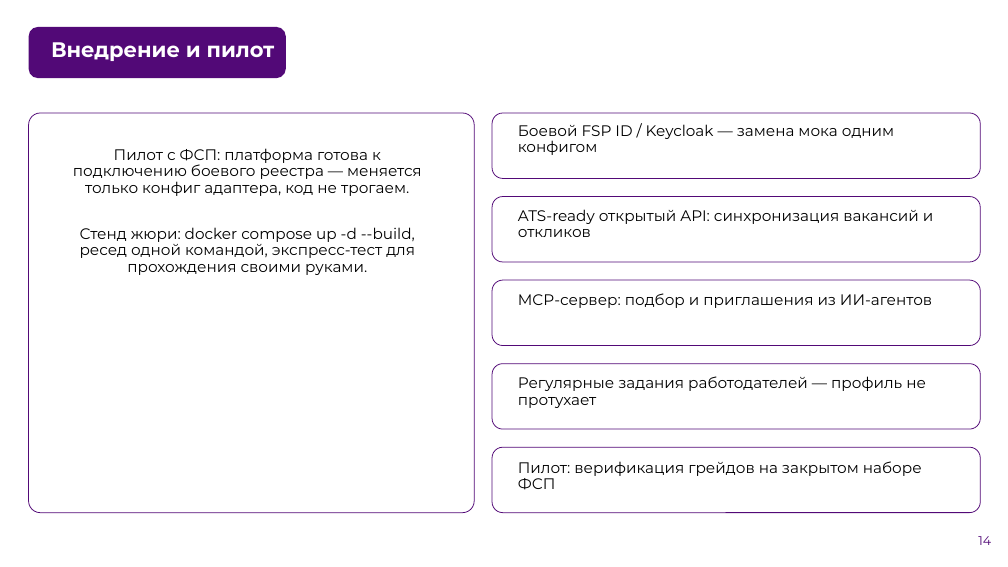
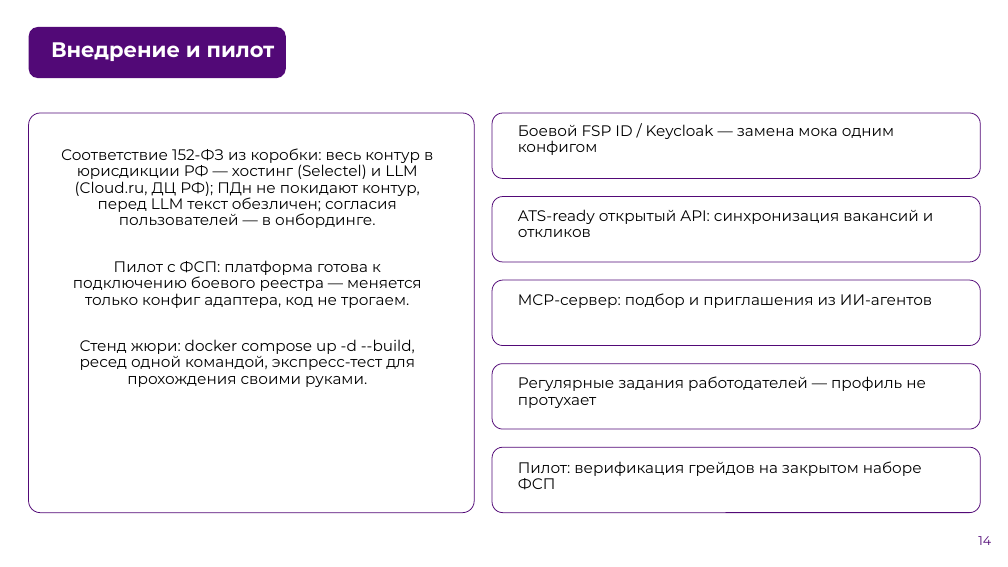
Before and after one commit to PirateThunder/piratehunter, a slide deck: slide 14 of deliverables/pitch/piratehunter-pitch.pptx. Drawn at 1008x567 pixels with LibreOffice and Linux fonts; fonts in the diff are those of the drawing; background and template pictures are left out. Boxes give left, top, right and bottom in pixels: in the first picture for what was removed or moved away, otherwise in the second. Text is boxed around its words. In the diff, an @@ line names an element or a change of style, - is before the commit and + after.

```diff
--- a/deliverables/pitch/piratehunter-pitch.pptx
+++ b/deliverables/pitch/piratehunter-pitch.pptx
@@ text at [61, 148, 433, 228]: paragraph added @@
+Соответствие 152-ФЗ из коробки: весь контур в юрисдикции РФ — хостинг (Selectel) и LLM (Cloud.ru, ДЦ РФ); ПДн не покидают контур, перед LLM текст обезличен; согласия пользователей — в онбординге.
```
Also in this commit, not shown: 1 other slide changed, 11 other files.
